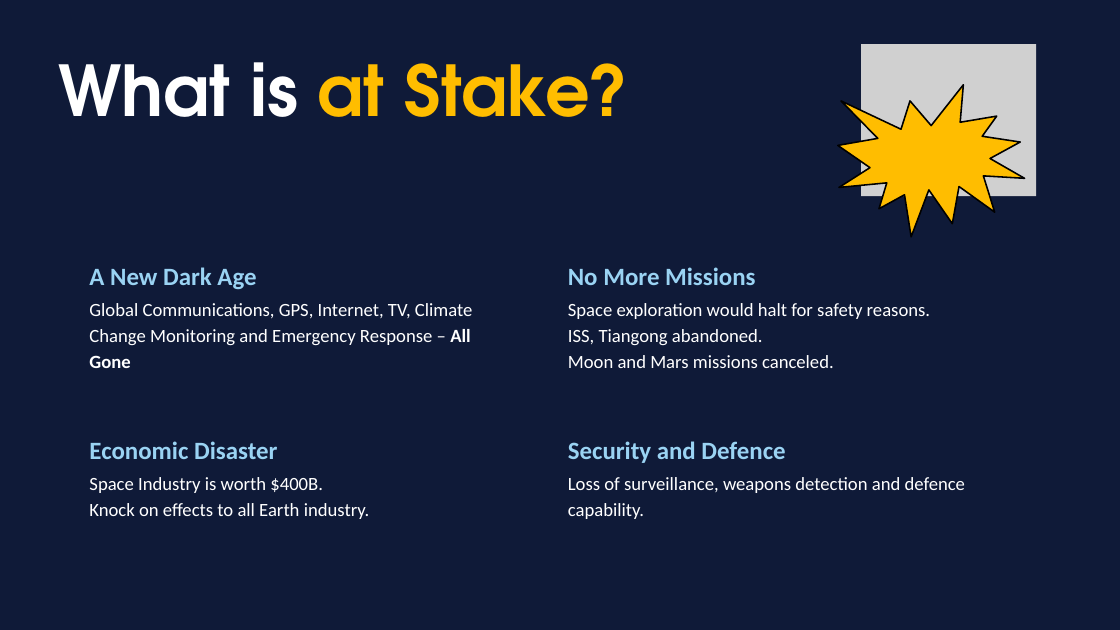
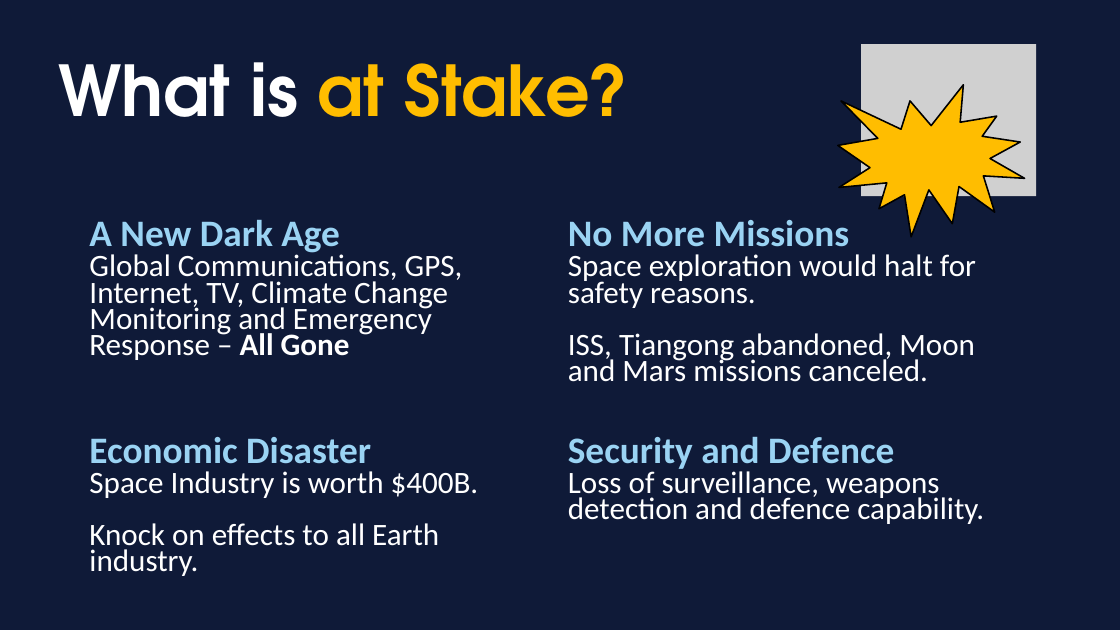
Before and after one commit to daemonchild/cardiffmet-dat5001-visualisation-of-data, a slide deck: slide 12 of assessment/presentation/DAT5001-TomRowan-ST20285213-From_Launch_to_Litter_Orbital_Overload.pptx. Drawn at 1120x630 pixels with LibreOffice and Linux fonts; fonts in the diff are those of the drawing; grey boxes stand for pictures. Boxes give left, top, right and bottom in pixels: in the first picture for what was removed or moved away, otherwise in the second. Text is boxed around its words. In the diff, an @@ line names an element or a change of style, - is before the commit and + after.

```diff
--- a/assessment/presentation/DAT5001-TomRowan-ST20285213-From_Launch_to_Litter_Orbital_Overload.pptx
+++ b/assessment/presentation/DAT5001-TomRowan-ST20285213-From_Launch_to_Litter_Orbital_Overload.pptx
@@ size 32 to 48 pt in 4 elements at [568, 437, 894, 473], [89, 437, 371, 472], [568, 220, 850, 256], [89, 220, 340, 256] @@
@@ text "A New Dark Age": place and size @@
-text "A New Dark Age" at [89, 267, 256, 289]
+text "A New Dark Age" at [89, 220, 340, 256]
@@ text "No More Missions": place and size @@
-text "No More Missions" at [568, 267, 755, 285]
+text "No More Missions" at [568, 220, 850, 256]
@@ text "Global Communications, GPS, Internet, TV, ..." at [89, 250, 463, 360]: size 24 to 40 pt @@
@@ text "Global Communications, GPS, Internet, TV, ...": place and size @@
-text "Global Communications, GPS, Internet, TV, ..." at [89, 303, 473, 368]
+text "Global Communications, GPS, Internet, TV, ..." at [89, 250, 463, 360]
@@ text at [568, 254, 976, 382]: text changed; size 24 to 40 pt @@
-Space exploration would halt for safety reasons.
-ISS, Tiangong abandoned.
-Moon and Mars missions canceled.
+Space exploration would halt for safety reasons.
+ISS, Tiangong abandoned, Moon and Mars missions canceled.
@@ text at [89, 471, 479, 576]: text changed; size 24 to 40 pt @@
-Space Industry is worth $400B.
-Knock on effects to all Earth industry.
+Space Industry is worth $400B.
+Knock on effects to all Earth industry.
@@ text "Loss of surveillance, weapons detection ..." at [568, 467, 984, 524]: size 24 to 40 pt @@
```
Also in this commit, not shown: 3 other slides changed, 1 other file.
